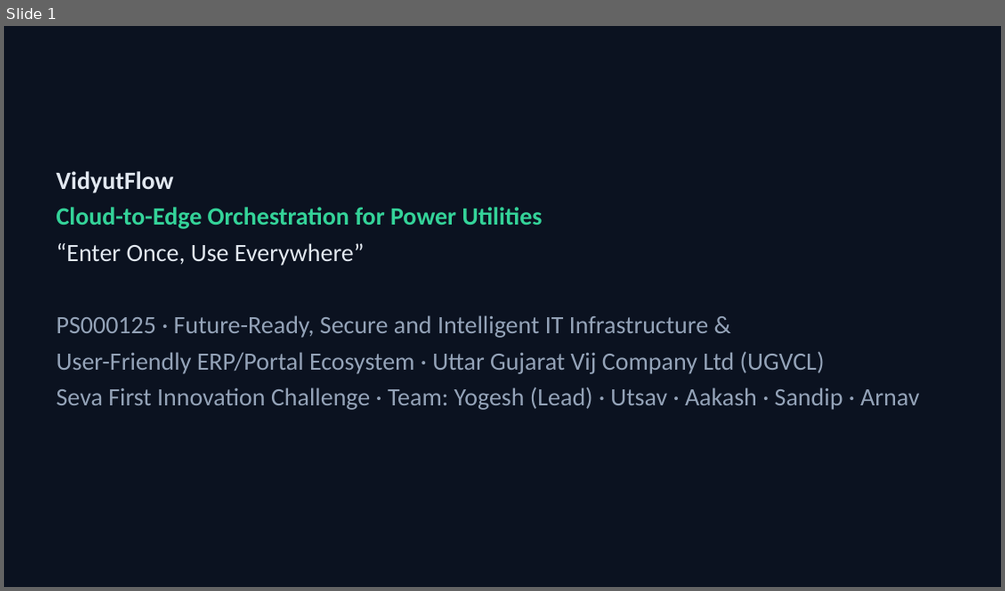
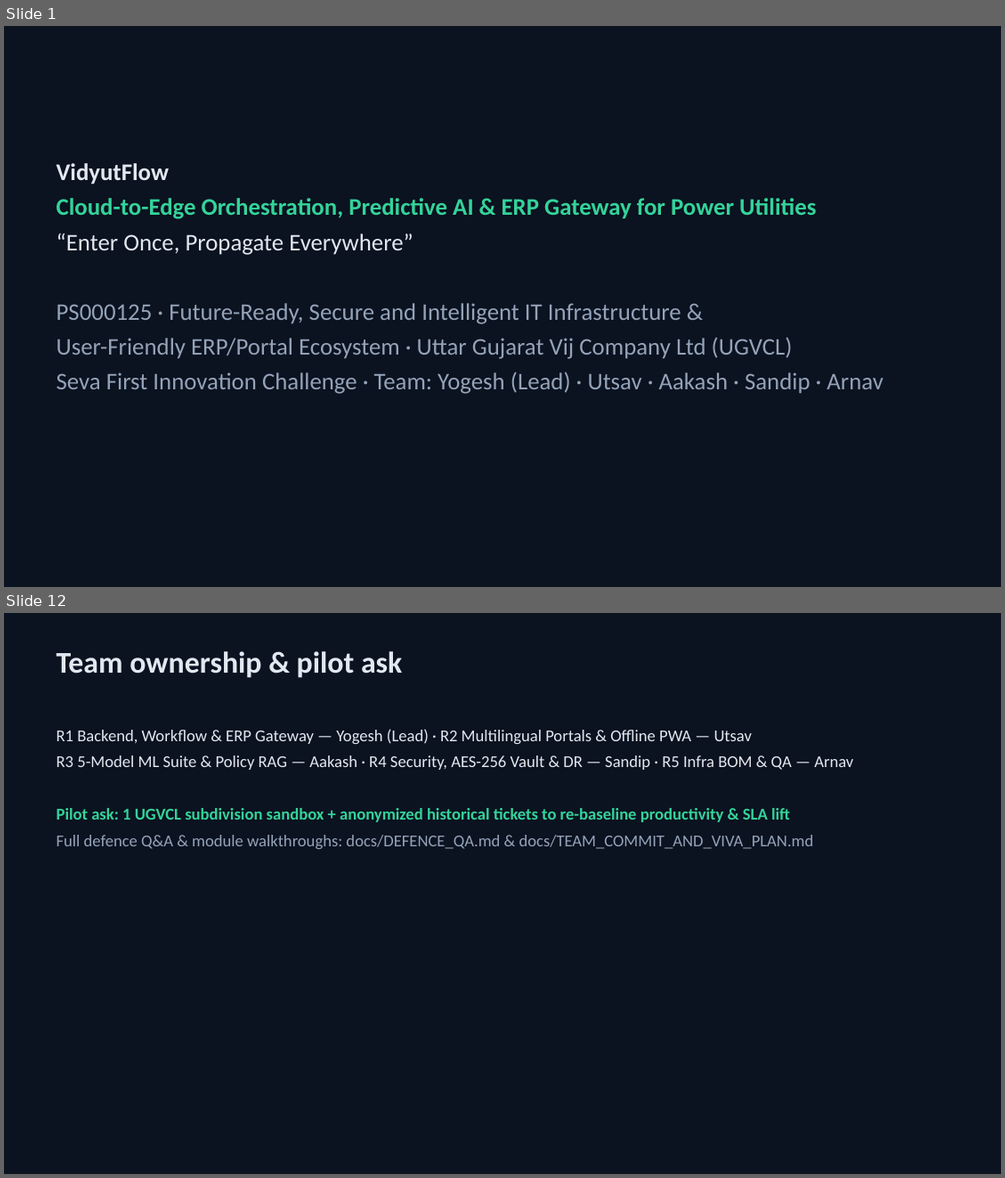
Before and after one commit to Yogeshsingh123-LAB/VidyutFlow, a slide deck: docs/deck/VidyutFlow_PS000125.pptx. Shown one above the other, each under a label of ours: slide 1 before the commit, slides 1 and 12 after it; the slides between them are not shown. The pictures are 1005x591 and 1005x1178 pixels, drawn with LibreOffice and Linux fonts; fonts in the diff are those of the drawing. Boxes give left, top, right and bottom in pixels: in the first picture for what was removed or moved away, otherwise in the second. Text is boxed around its words. In the diff, an @@ line names an element or a change of style, - is before the commit and + after.

Commit message:
Enforce magic-byte upload signatures & default encrypted vault, rebuild PPTX deck & clarify CI/OOD/ERP disclosures

```diff
--- a/docs/deck/VidyutFlow_PS000125.pptx
+++ b/docs/deck/VidyutFlow_PS000125.pptx
@@ slide 12 added at <box>4,613,1001,1174</box>, background #0B1220 @@
@@ text added at <box>57,651,402,678</box>, 29 pt, text #E2E8F0, bold @@
+Team ownership & pilot ask
@@ text added at <box>57,729,853,849</box>, 16 pt, text #E2E8F0 @@
+R1 Backend, Workflow & ERP Gateway — Yogesh (Lead) · R2 Multilingual Portals & Offline PWA — Utsav
+R3 5-Model ML Suite & Policy RAG — Aakash · R4 Security, AES-256 Vault & DR — Sandip · R5 Infra BOM & QA — Arnav
+Pilot ask: 1 UGVCL subdivision sandbox + anonymized historical tickets to re-baseline productivity & SLA lift
+Full defence Q&A & module walkthroughs: docs/DEFENCE_QA.md & docs/TEAM_COMMIT_AND_VIVA_PLAN.md
@@ slide 1 changed as well @@
@@ text "VidyutFlow": place and size @@
-text "VidyutFlow" at <box>57,171,919,410</box>
+text "VidyutFlow" at <box>57,163,882,394</box>
@@ text at <box>57,163,882,394</box>: size 24 to 23 pt in "VidyutFlow", "PS000125 · Future-Ready, Secure and Intelligent IT ...", "User-Friendly ERP/Portal Ecosystem · Uttar Gujarat Vij ...", "Seva First Innovation Challenge · Team: Yogesh ..." @@
@@ text at <box>57,198,816,255</box>: text changed; size 24 to 23 pt @@
-Cloud-to-Edge Orchestration for Power Utilities
-“Enter Once, Use Everywhere”
+Cloud-to-Edge Orchestration, Predictive AI & ERP Gateway for Power Utilities
+“Enter Once, Propagate Everywhere”
```
Also in this commit, not shown: 10 other slides added, 11 slides removed, 24 other files.
